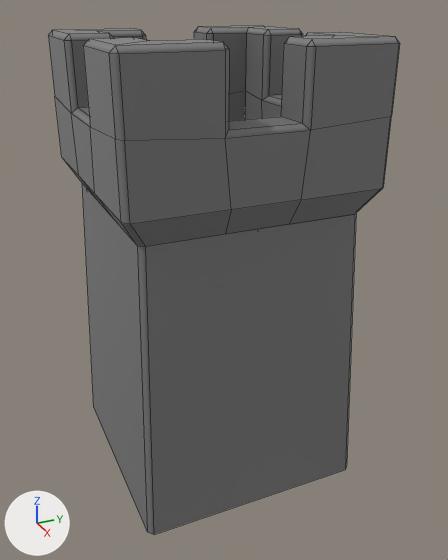
The FBX model Assets/mesh/Castle_Tower.fbx, before and after one commit.
The view is the same before and after, from a 50 mm lens placed at (4.95, 2.93, 4.27), pointed at (0.12, 5.1, 1.85). The lights are fixed; the arrows at lower left show +X, +Y and +Z. Mesh edges are drawn as thin lines.

The first picture shows 'top castle tower.009'.
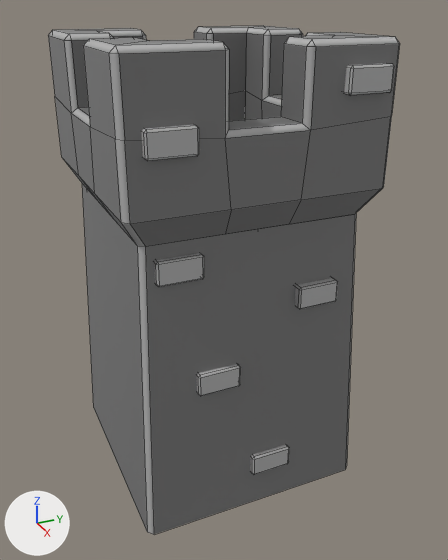
The newer file is also turned or shifted as a whole; pictures and numbers use the older file's frame.

Edits to the scene script, one JSON object a line:
```json
{"block": "me_куб_009", "where": "# used by ob_top_castle_tower_009; location = (0.0, 5.013, 0.0)"}
{"op": "remove", "block": "me_куб_009", "code": "me_куб_009.from_pydata(...)  # 288 vertices, 271 faces; spans x -1.14..1.09, y -1.09..1.09, z 0.0..4.0"}
{"op": "add", "block": "me_куб_009", "code": "me_куб_009.from_pydata(...)  # 408 vertices, 373 faces; spans x -1.14..1.16, y -1.09..1.09, z 0.0..4.0"}
{"block": "me_куб_009", "change": "me_куб_009 part 1: the loose piece of 20 vertices spanning x -1.13..-0.93, y 0.56..0.94, z 3.3..3.5 is copied, and the copy is turned -180 degrees about the z axis through its middle, then moved by (2.09, 0.04, 0.32); it spans x 0.96..1.16, y 0.6..0.98, z 3.62..3.82"}
{"block": "me_куб_009", "change": "me_куб_009 part 2: the loose piece of 20 vertices spanning x -0.98..-0.78, y 0.48..0.85, z 2.32..2.52 is copied, and the copy is turned -180 degrees about the z axis through its middle, then moved by (1.82, -0.12, -0.42); it spans x 0.84..1.04, y 0.35..0.73, z 1.9..2.11"}
{"block": "me_куб_009", "change": "me_куб_009 part 3: the loose piece of 20 vertices spanning x -1.02..-0.82, y 0.18..0.56, z 1.3..1.5 is copied, and the copy is turned -180 degrees about the z axis through its middle, then moved by (1.85, -0.73, 0.0); it spans x 0.84..1.04, y -0.54..-0.17, z 1.3..1.5"}
{"block": "me_куб_009", "change": "me_куб_009 part 4: the loose piece of 20 vertices spanning x -1.05..-0.85, y -0.31..0.07, z 0.33..0.53 is copied, and the copy is turned -180 degrees about the z axis through its middle, then moved by (1.93, 0.25, 0.0); it spans x 0.87..1.07, y -0.06..0.32, z 0.33..0.53"}
{"block": "me_куб_009", "change": "me_куб_009 part 5: the loose piece of 20 vertices spanning x -1.02..-0.82, y -0.71..-0.34, z 1.9..2.11 is copied, and the copy is turned -180 degrees about the z axis through its middle, then moved by (1.82, -0.12, 0.42); it spans x 0.8..1.0, y -0.84..-0.46, z 2.32..2.52"}
{"block": "me_куб_009", "change": "me_куб_009 part 6: the loose piece of 20 vertices spanning x -1.14..-0.94, y -0.96..-0.58, z 3.62..3.82 is copied, and the copy is turned -180 degrees about the z axis through its middle, then moved by (2.09, 0.04, -0.32); it spans x 0.95..1.15, y -0.92..-0.55, z 3.3..3.5"}
{"block": "me_куб_009", "change": "me_куб_009 part 7: 79 kept faces spanning x -1.09..1.09, y -1.09..1.09, z 0.0..4.0 get new texture (UV) coordinates"}
```

Location of each change, (x1, y1, x2, y2) in pixels of the pictures (448 x 560 px):
```json
{"part": 1, "of": "me_куб_009", "change": "added", "after": [344, 63, 394, 96]}
{"part": 2, "of": "me_куб_009", "change": "added", "after": [295, 278, 338, 309]}
{"part": 3, "of": "me_куб_009", "change": "added", "after": [197, 364, 241, 396]}
{"part": 4, "of": "me_куб_009", "change": "added", "after": [251, 444, 289, 474]}
{"part": 5, "of": "me_куб_009", "change": "added", "after": [154, 253, 204, 287]}
{"part": 6, "of": "me_куб_009", "change": "added", "after": [141, 125, 199, 161]}
{"part": 7, "of": "me_куб_009", "change": "surface changed", "before": [48, 27, 399, 534], "after": [48, 27, 399, 534]}
```
